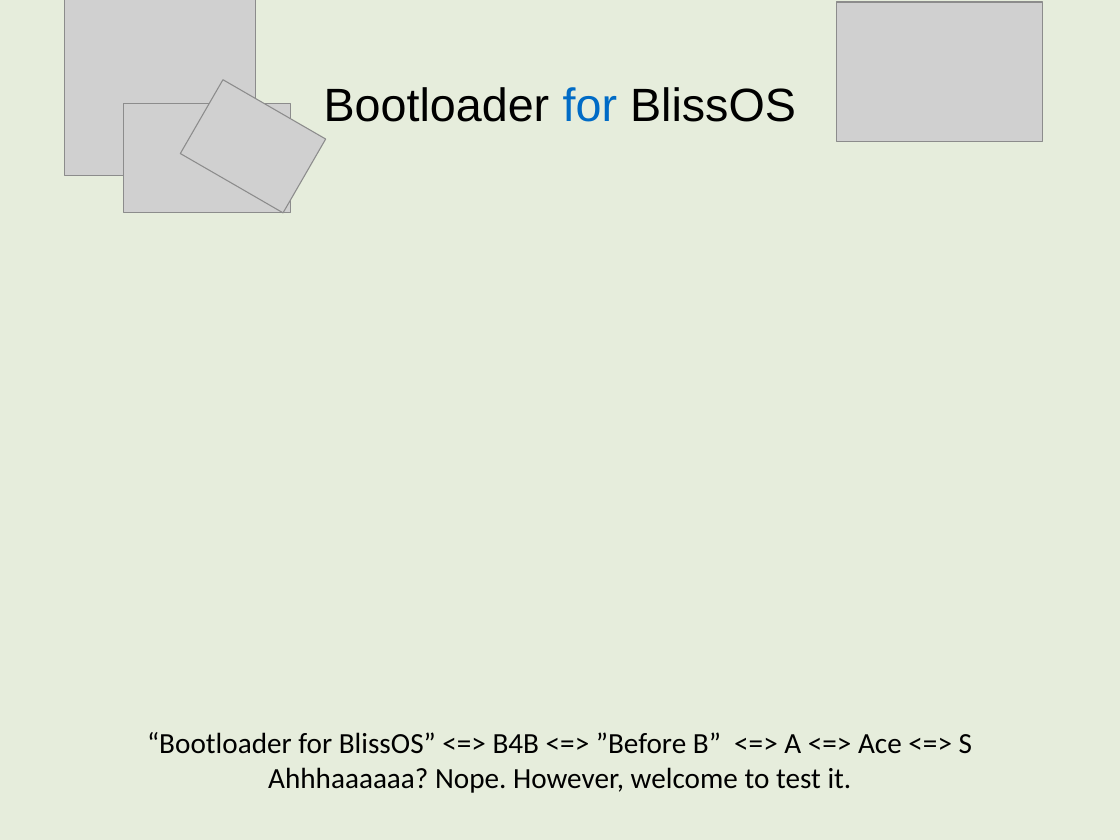
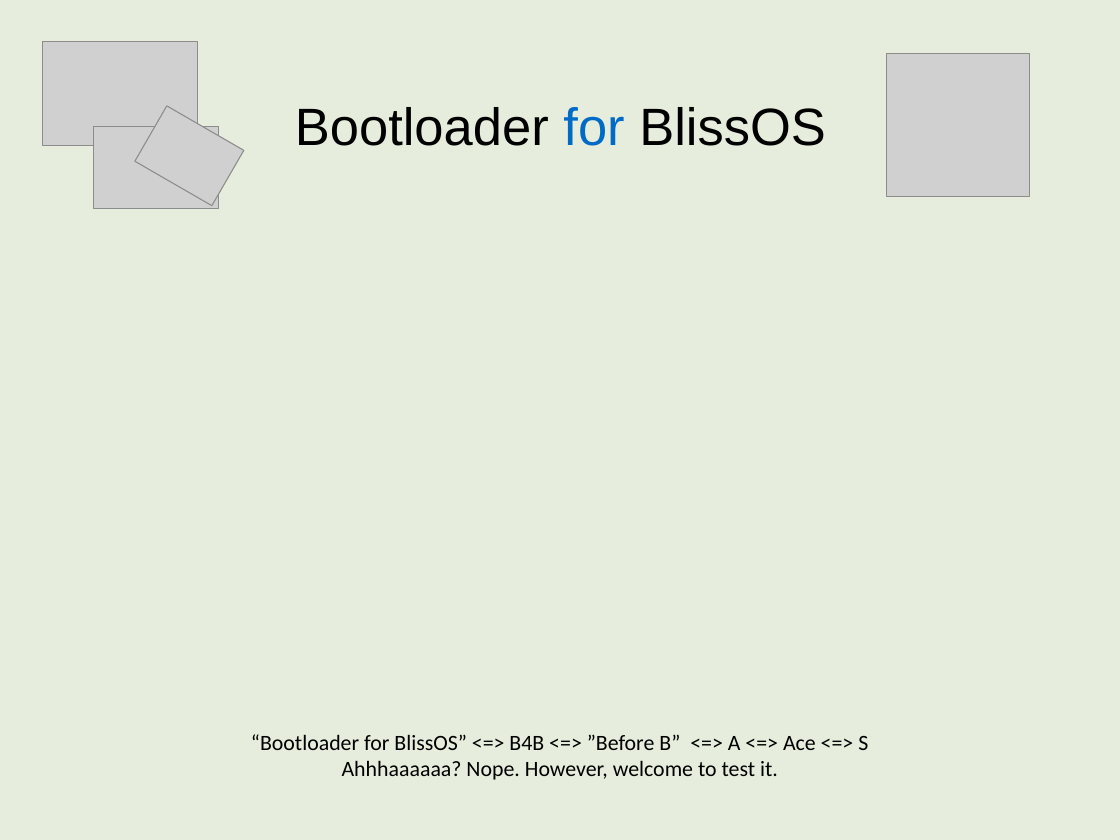
Before and after one commit to 1457384613gh/Bootloader-for-BlissOS, a slide deck: slide 1 of EFI/Bootloader/Settings/resolution/BannerEditor_1024x768.pptx. Drawn at 1120x840 pixels with LibreOffice and Linux fonts; fonts in the diff are those of the drawing; grey boxes stand for pictures. Boxes give left, top, right and bottom in pixels: in the first picture for what was removed or moved away, otherwise in the second. Text is boxed around its words. In the diff, an @@ line names an element or a change of style, - is before the commit and + after.

```diff
--- a/EFI/Bootloader/Settings/resolution/BannerEditor_1024x768.pptx
+++ b/EFI/Bootloader/Settings/resolution/BannerEditor_1024x768.pptx
@@ picture: place and size @@
-picture at bbox=[837, 2, 1043, 142]
+picture at bbox=[43, 41, 197, 146]
@@ picture: place and size @@
-picture at bbox=[64, 0, 255, 175]
+picture at bbox=[886, 54, 1030, 197]
@@ picture: place and size @@
-picture at bbox=[180, 80, 325, 213]
+picture at bbox=[135, 106, 244, 206]
@@ text "Bootloader for BlissOS": place and size @@
-text "Bootloader for BlissOS" at bbox=[324, 87, 796, 122]
+text "Bootloader for BlissOS" at bbox=[295, 107, 826, 146]
@@ text "Bootloader for BlissOS" at bbox=[295, 107, 826, 146]: size 32 to 36 pt @@
@@ picture: place and size @@
-picture at bbox=[124, 104, 291, 213]
+picture at bbox=[93, 126, 218, 208]
@@ text "“Bootloader for BlissOS” <=> B4B ...": place and size @@
-text "“Bootloader for BlissOS” <=> B4B ..." at bbox=[147, 732, 972, 793]
+text "“Bootloader for BlissOS” <=> B4B ..." at bbox=[251, 734, 868, 780]
@@ text "“Bootloader for BlissOS” <=> B4B ..." at bbox=[251, 734, 868, 780]: size 20 to 15 pt @@
```
Also in this commit, not shown: 7 other files.
